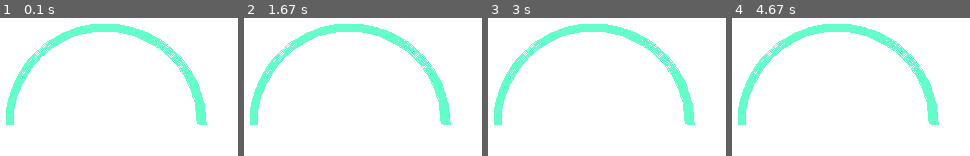
Above: before the commit, frames 1-4 (left to right).
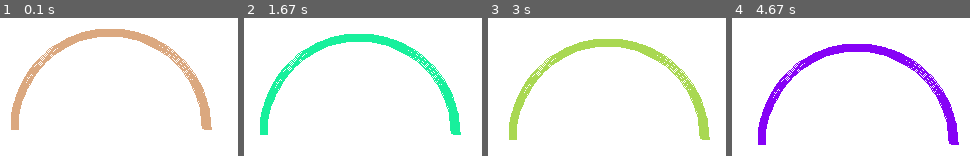
Above: after the commit, the same moments.

Repository: circusfloor/pygame_test
Game: pygame game, started from pie/draw_arc.py
Same seed, same stepped clock (60 frames per second), same inputs: the game is played once before the commit and once after it.
Inputs:
- Up to frame 1 (0.1 s): no input
- Up to frame 2 (1.67 s): no input
- Up to frame 3 (3 s): no input
- Up to frame 4 (4.67 s): no input

The runs differ from the first frame. In frame 1, 12% of the frame differs, in the area x 2-90%, y 4-82%; in frame 2, 14%; in frame 3, 14%; in frame 4, 15%, in the area x 2-96%, y 4-93%.

Commit message:
git init

Diff:
--- a/pie/draw_arc.py
+++ b/pie/draw_arc.py
@@ -1,10 +1,18 @@
 import pygame, sys
 from pygame.locals import *
 import math
+from random import randint
+
 
 pygame.init()
 screen = pygame.display.set_mode((600, 500))
 pygame.display.set_caption('Drawing Arcs')
+pos_x = 300
+pos_y = 150
+
+vel_x = 5
+vel_y = 5
+
 
 while True:
     for event in pygame.event.get():
@@ -13,12 +21,21 @@
 
     screen.fill((255, 255, 255))
 
+    pos_x += vel_x
+    pos_y += vel_y
+
+    if pos_x > 600 or pos_x < 0:
+        vel_x = - vel_x
+    if pos_y > 500 or pos_y < 0:
+        vel_y = - vel_y
+
     # 绘制弧形
-    color = 100, 255, 200
-    position = 300, 150, 200, 200
-    start_angle = math.radians(0)
-    end_angle = math.radians(180)
-    width = 8
-    pygame.draw.arc(screen, color, position, start_angle, end_angle, width)
+    for i in range(100):
+        color = randint(0, 255), randint(0, 255), randint(0, 255)
+        position = pos_x, pos_y, 200, 200
+        start_angle = math.radians(0)
+        end_angle = math.radians(180)
+        width = 8
+        pygame.draw.arc(screen, color, position, start_angle, end_angle, width)
 
-    pygame.display.update()
+        pygame.display.update()
